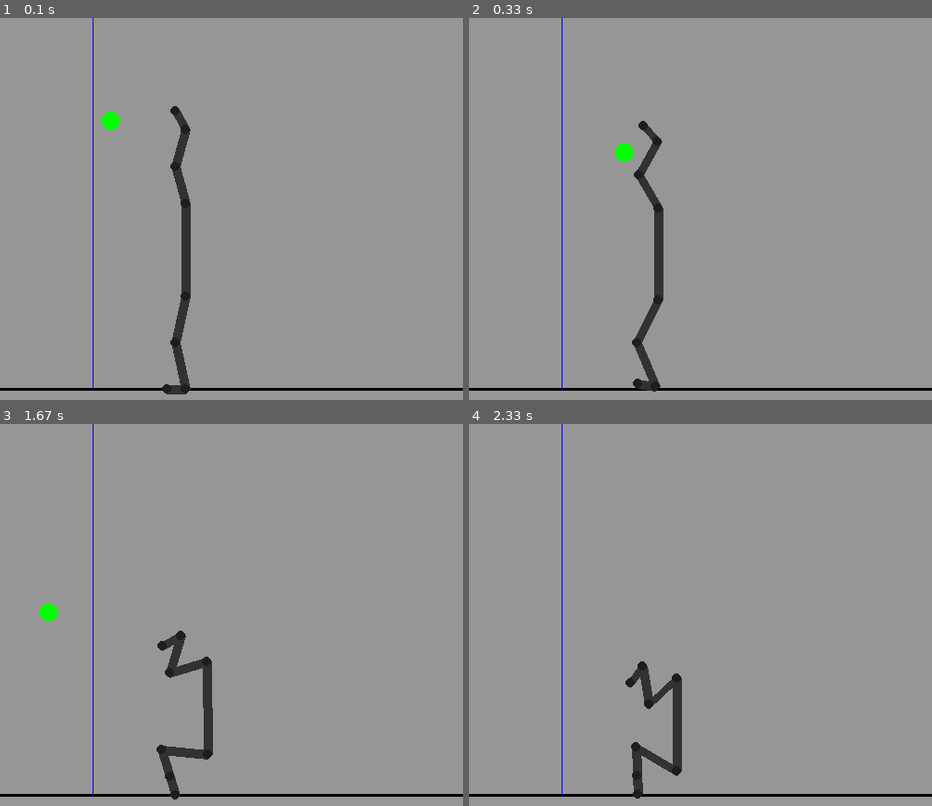
Above: before the commit, frames 1-4 (two rows, left to right).
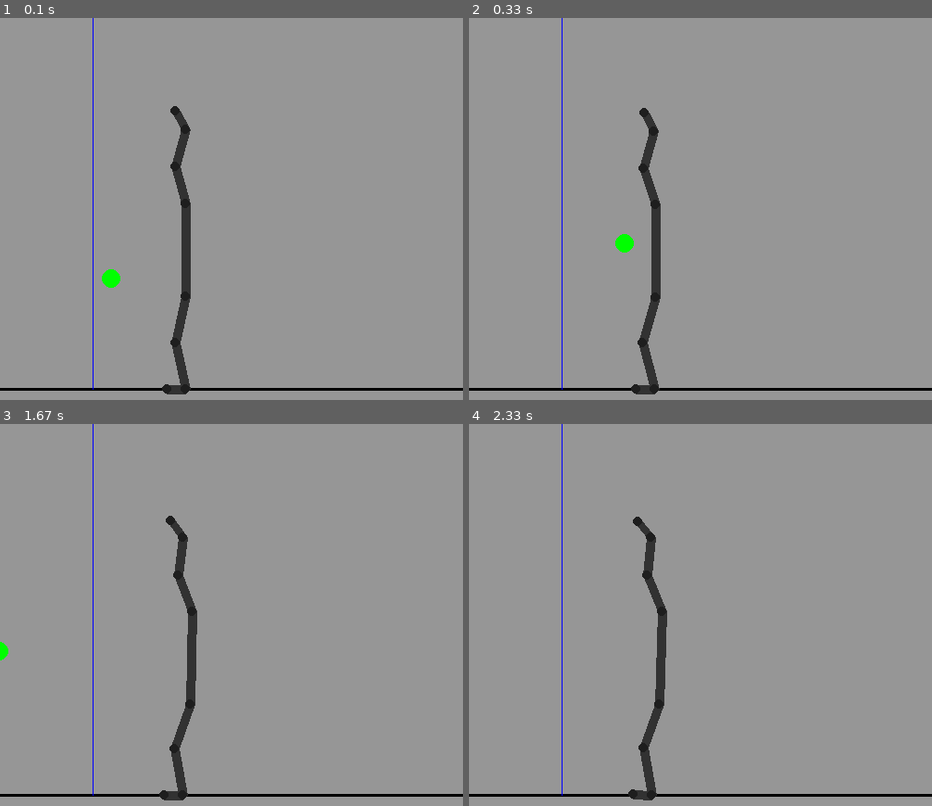
Above: after the commit, the same moments.

Repository: EmixD/Volley_pygame
Game: pygame game, started from main_simulate_draw.py
Same seed, same stepped clock (60 frames per second), same inputs: the game is played once before the commit and once after it.
Inputs:
- Up to frame 1 (0.1 s): no input
- Up to frame 2 (0.33 s): no input
- Up to frame 3 (1.67 s): no input
- Up to frame 4 (2.33 s): no input

The runs differ from the first frame. In frame 1, 0.3% of the frame differs, in the area x 22-26%, y 24-71%; in frame 2, 1.4%; in frame 3, 3.0%, in the area x 0-46%, y 24-99%; in frame 4, 2.7%.

Commit message:
fix ball bounce bug

Diff:
--- a/fplayer.py
+++ b/fplayer.py
@@ -90,7 +90,7 @@
                     lineperpvectnorm = (self.ball.pt-pt_closest_on_line)/dist
                     shift = lineperpvectnorm*(self.ball.rad-dist+1)
                     self.ball.pt = self.ball.pt+shift
-                    self.ball.pt0 = self.ball.pt+balldr*0.5
+                    self.ball.pt0 = self.ball.pt-balldr+lineperpvectnorm*np.dot(balldr,lineperpvectnorm)*1.8 # fullbounce=2 nobounce=1
 
         # for pt in self.ptlnms.pts:
         #     if(pt.pt[1] > fwc.ground):  # ground hit
--- a/fplayer_bl.py
+++ b/fplayer_bl.py
@@ -5,8 +5,8 @@
 
 class ball:
     def __init__(self):
-        self.pt = np.array([100, 100]).astype(float)  # current coordinate
-        self.pt0 = np.array([98, 99]).astype(float)  # previous coordinate
+        self.pt = np.array([100, 300]).astype(float)  # current coordinate
+        self.pt0 = np.array([98, 302]).astype(float)  # previous coordinate
         self.rad = 10
         self.nocollisions_yet = True
 
--- a/fplayers.py
+++ b/fplayers.py
@@ -6,11 +6,10 @@
 import fworldconfig as fwc
 
 
-
 def simulate(dt, update_mussles_every, tmax, draw, screen):
     players = []  # type: List[fpw.pwrapper]
 
-    players.append(fpw.pwrapper(-0.01*np.ones((2, 6))))
+    players.append(fpw.pwrapper(0.001*np.ones((2, 6))))
 
     for pl in players:
         t = 0
--- a/main_simulate_draw.py
+++ b/main_simulate_draw.py
@@ -18,26 +18,5 @@
 tac = time.time()
 print('Operation took {} ms'.format((tac - tic) * 1e3))
 
-# player1 = fp.player()
-
-# screen.fill((150, 150, 150))
-# player1.draw(screen)
-# pygame.display.flip()
-# time.sleep(5)
-
-# tic = time.time()
-# for _ in range(400):
-#     player1.move(0.1)
-#     screen.fill((150, 150, 150))
-#     pygame.draw.line(screen, (0, 0, 0),(int(0*fwc.scale),int(fwc.ground*fwc.scale)),(int(500*fwc.scale),int(fwc.ground*fwc.scale)),int(3*fwc.scale))
-#     pygame.draw.line(screen, (0, 0, 255),(int(fwc.netposx*fwc.scale),int(fwc.ground*fwc.scale)),(int(fwc.netposx*fwc.scale),int(0*fwc.scale)),int(1*fwc.scale))
-#     player1.draw(screen)
-#     pygame.display.flip()
-#     time.sleep(0.01)
-
-# tac = time.time()
-# print('Operation took {} ms'.format((tac - tic) * 1e3))
-
-
 pygame.quit()
 print("MAIN HALT")
